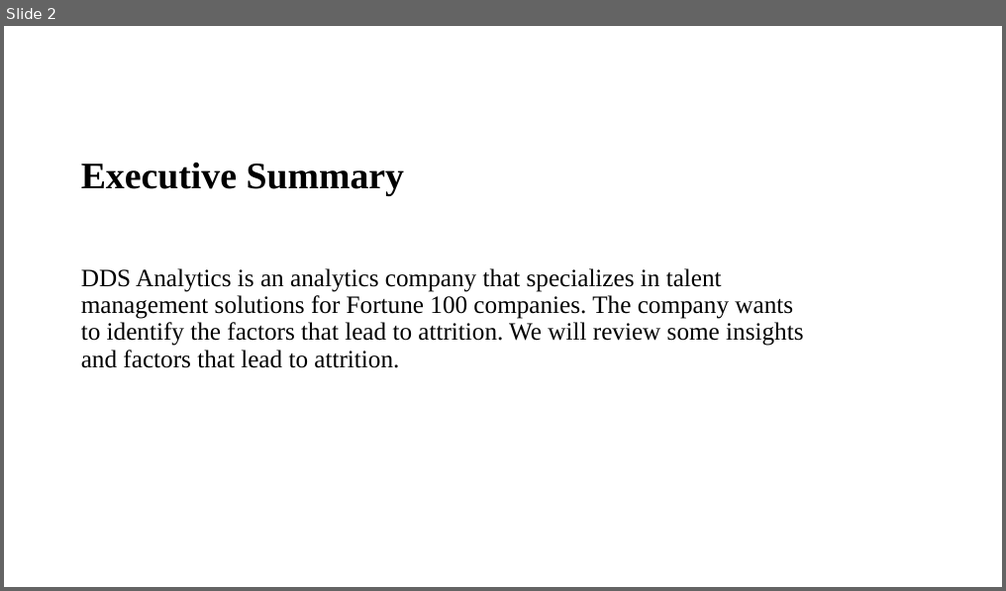
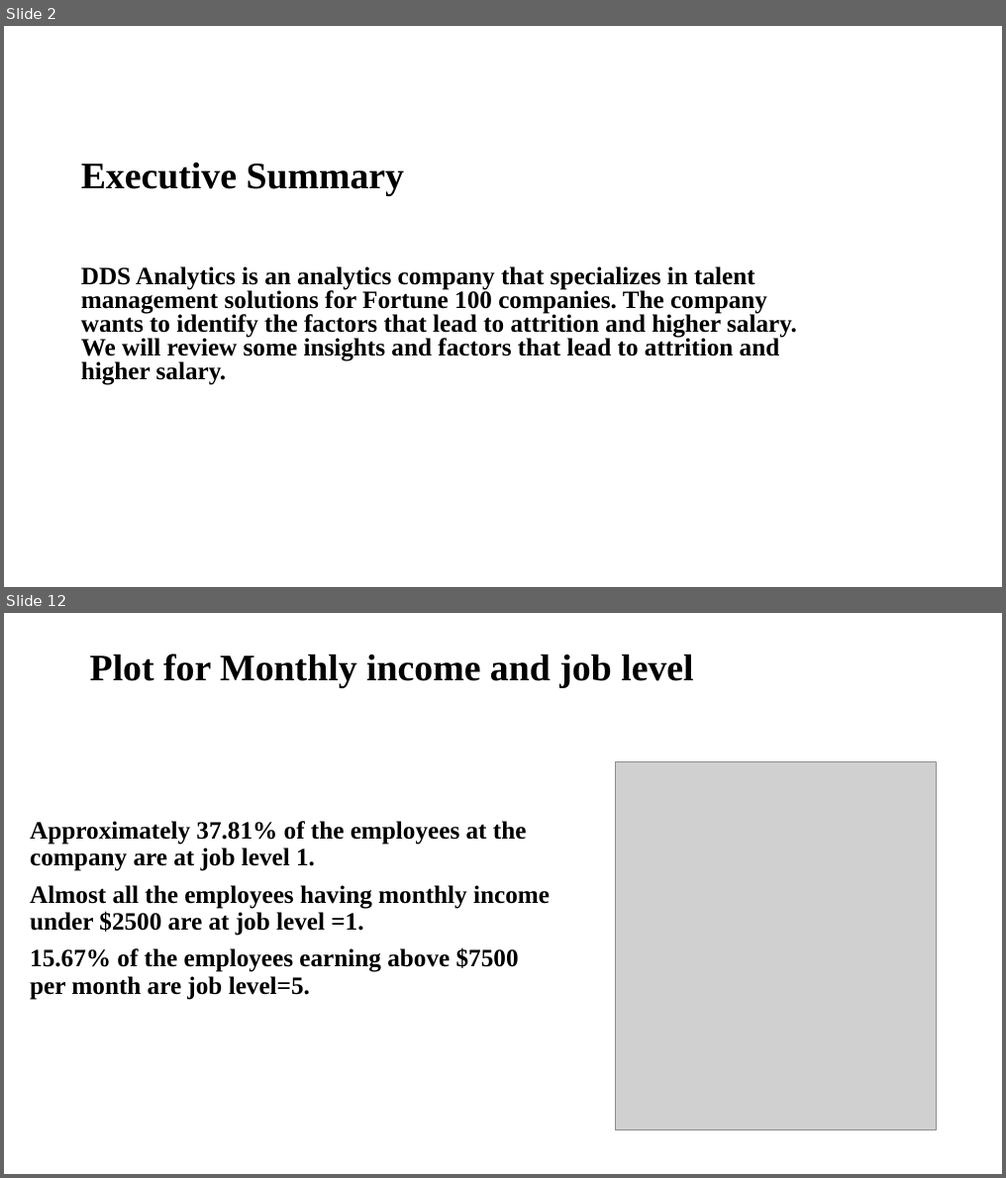
Before and after one commit to RashmiAPatel19/SMU_MSDS_6306_CaseStudy2_Spring2021, a slide deck: RashmiPatelCaseStudy2.pptx. Shown one above the other, each under a label of ours: slide 2 before the commit, slides 2 and 12 after it; the slides between them are not shown. The pictures are 1006x591 and 1006x1178 pixels, drawn with LibreOffice and Linux fonts; fonts in the diff are those of the drawing; grey boxes stand for pictures; background and template pictures are left out. Boxes give left, top, right and bottom in pixels: in the first picture for what was removed or moved away, otherwise in the second. Text is boxed around its words. In the diff, an @@ line names an element or a change of style, - is before the commit and + after.

```diff
--- a/RashmiPatelCaseStudy2.pptx
+++ b/RashmiPatelCaseStudy2.pptx
@@ slide 12 added at [4,613,1002,1174], background picture (left out) @@
@@ title added at [90,654,693,687], 36 pt, text #000000, bold @@
+Plot for Monthly income and job level
@@ picture added at [616,761,936,1131] @@
@@ subtitle added at [30,821,549,1000], 24 pt, text #000000, bold @@
+Approximately 37.81% of the employees at the company are at job level 1.
+Almost all the employees having monthly income under $2500 are at job level =1.
+15.67% of the employees earning above $7500 per month are job level=5.
@@ slide 2 changed as well @@
@@ subtitle at [81,267,797,385]: text changed; bold on @@
-DDS Analytics is an analytics company that specializes in talent management solutions for Fortune 100 companies. The company wants to identify the factors that lead to attrition. We will review some insights and factors that lead to attrition.
+DDS Analytics is an analytics company that specializes in talent management solutions for Fortune 100 companies. The company wants to identify the factors that lead to attrition and higher salary. We will review some insights and factors that lead to attrition and higher salary.
```
Also in this commit, not shown: 2 other slides changed, 21 other slides added.
